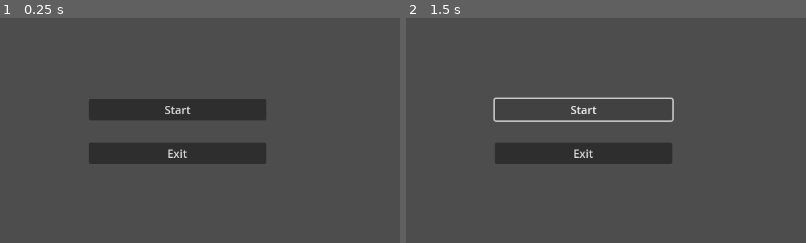
Above: before the commit, frames 1-2 (left to right).
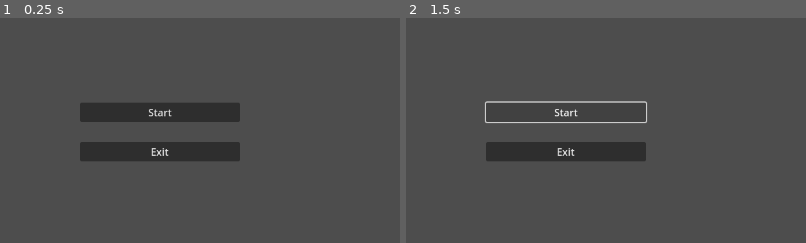
Above: after the commit, the same moments.

Repository: rasmussvala/Bigmode-Game-Jam-2025
Game: Godot game, scene res://scenes/menu.tscn
The game is run twice, just before and just after one commit, with the same random seed, the same clock (stepped at 60 frames per second) and the same inputs.
Inputs:
- Up to frame 1 (0.25 s): no input
- Up to frame 2 (1.5 s): click "Start" at 0.5 s; click "Start" at 1.25 s
The pictures show only the part of the screen within x 0-50%, y 25-75%; the shares and areas given below are measured in that part.
In our replay, the window is 799x449 before the commit and 800x450 after it. These sizes can differ from the game's own. Grey fills any space a smaller window leaves; there, only what the larger window draws over its background counts as a difference.

The runs differ from the first frame. In frame 1, 3.0% of the frame differs, in the area x 20-67%, y 36-65%; in frame 2, 3.0%.

Commit message:
screen scaling

Diff:
--- a/project.godot
+++ b/project.godot
@@ -14,6 +14,13 @@
 run/main_scene="res://scenes/menu.tscn"
 config/features=PackedStringArray("4.3", "GL Compatibility")
 config/icon="res://icon.svg"
+
+[display]
+
+window/size/viewport_width=1280
+window/size/viewport_height=720
+window/size/extend_to_title=true
+window/stretch/mode="viewport"
 
 [editor_plugins]
 
